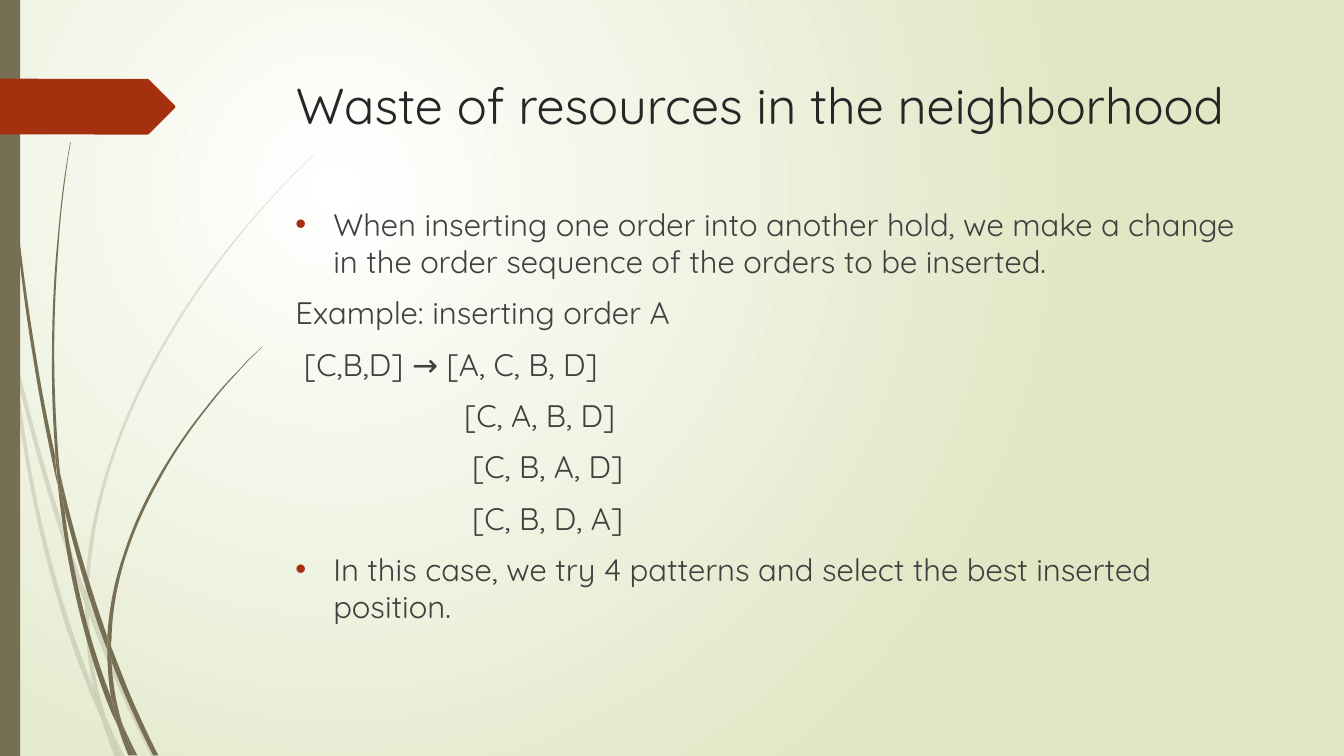
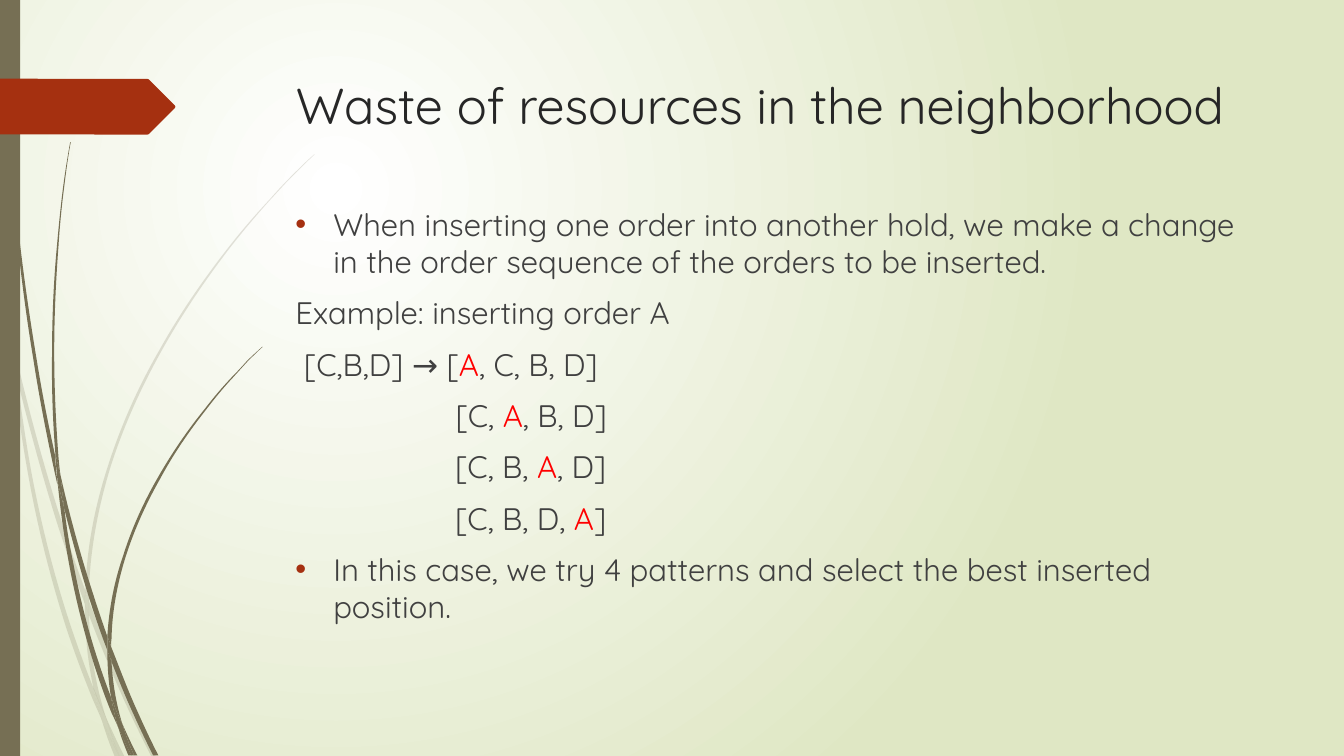
Before and after one commit to r-kurosu/kline_new, a slide deck: slide 37 of 竹田_修論発表.pptx. Drawn at 1344x756 pixels with LibreOffice and Linux fonts; fonts in the diff are those of the drawing. Boxes give left, top, right and bottom in pixels: in the first picture for what was removed or moved away, otherwise in the second. Text is boxed around its words. In the diff, an @@ line names an element or a change of style, - is before the commit and + after.

```diff
--- a/竹田_修論発表.pptx
+++ b/竹田_修論発表.pptx
@@ text at [304, 354, 607, 536]: text colour #404040 to #FF0000 in "[A,", "A,", "A,", "A]" @@
```
Also in this commit, not shown: 5 other slides changed, 1 slide added.
